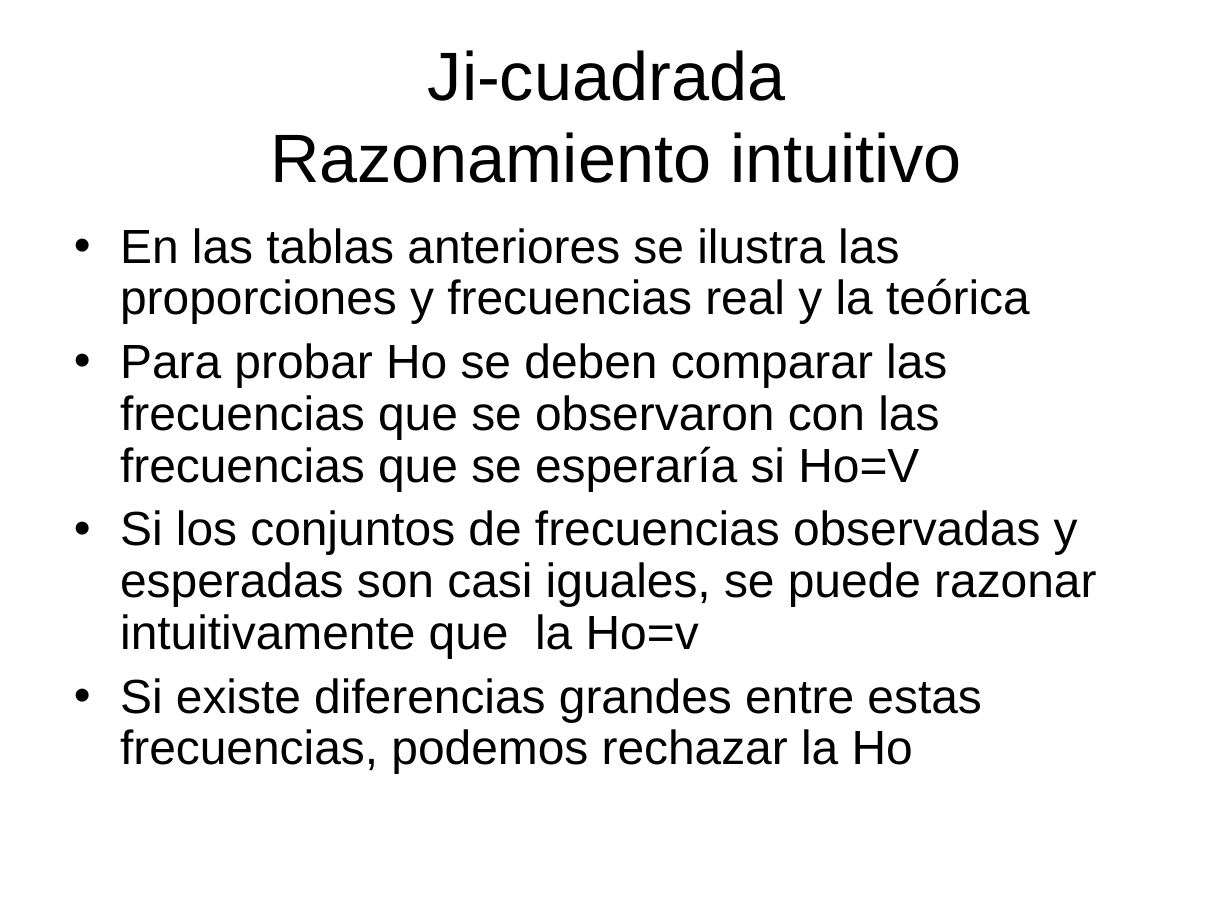
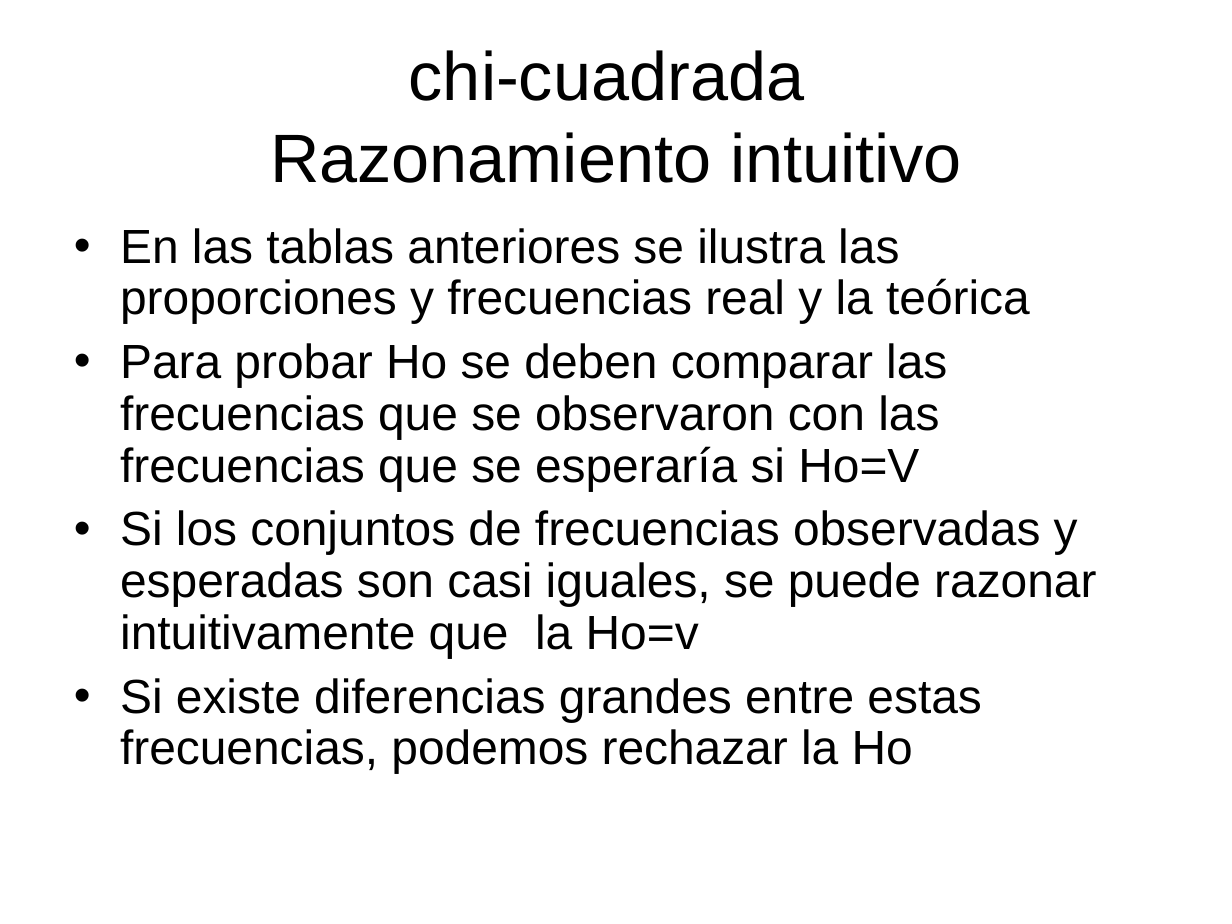
Before and after one commit to joseraulgallardo97/SimulacionProcesosFinancieros2018-I, a slide deck: slide 11 of TEMA-2/Clase15_Bondad_Ajuste.ppt (slide 10 before the commit). Drawn at 1232x924 pixels with LibreOffice and Linux fonts; fonts in the diff are those of the drawing. Boxes give left, top, right and bottom in pixels: in the first picture for what was removed or moved away, otherwise in the second. Text is boxed around its words. In the diff, an @@ line names an element or a change of style, - is before the commit and + after.

```diff
--- a/TEMA-2/Clase15_Bondad_Ajuste.ppt
+++ b/TEMA-2/Clase15_Bondad_Ajuste.ppt
@@ title at <box>270,50,962,183</box>: text changed @@
-Ji-cuadrada
-Razonamiento intuitivo
+chi-cuadrada
+Razonamiento intuitivo
```
Also in this commit, not shown: 11 other slides changed, 1 slide added, 1 other file.
